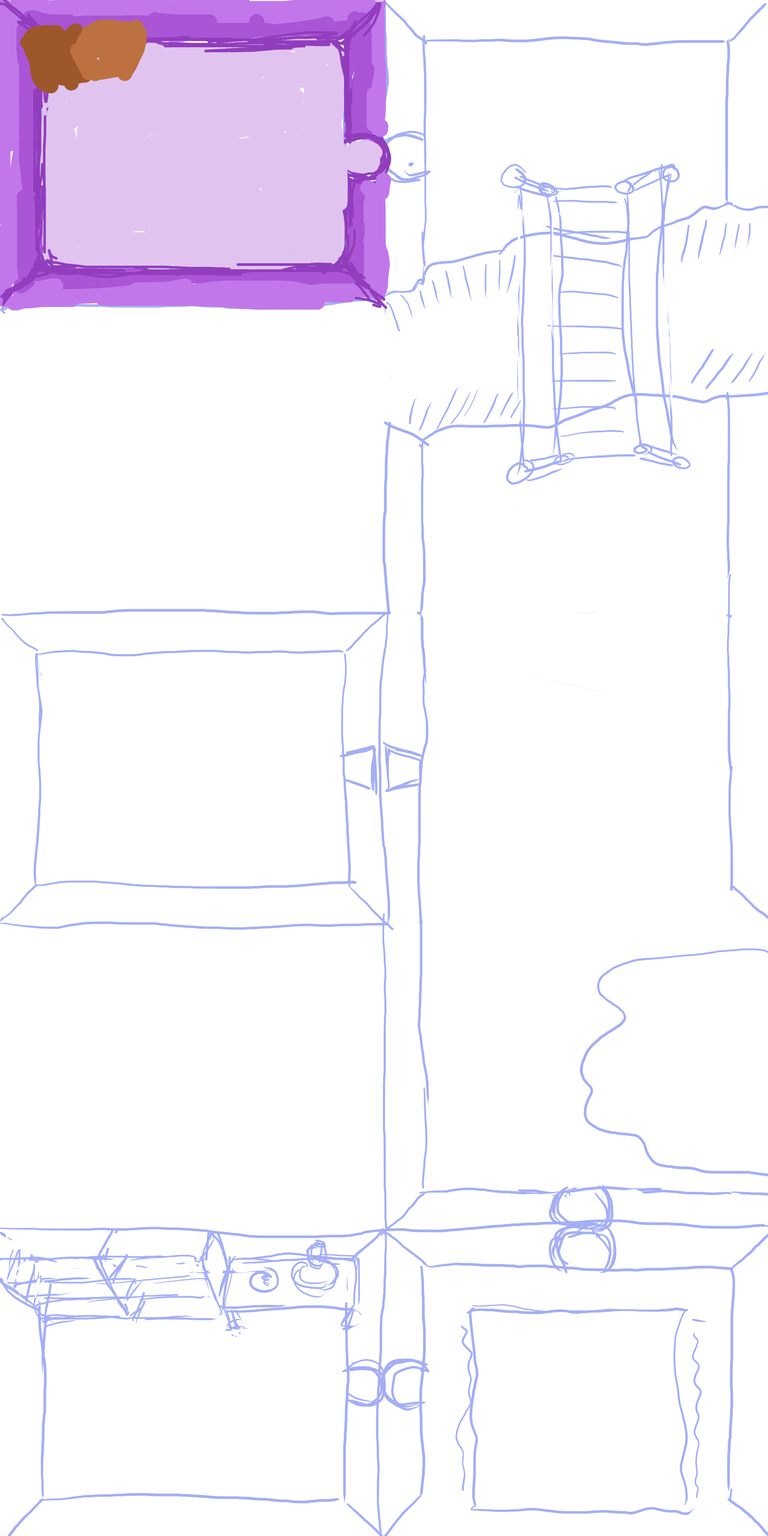
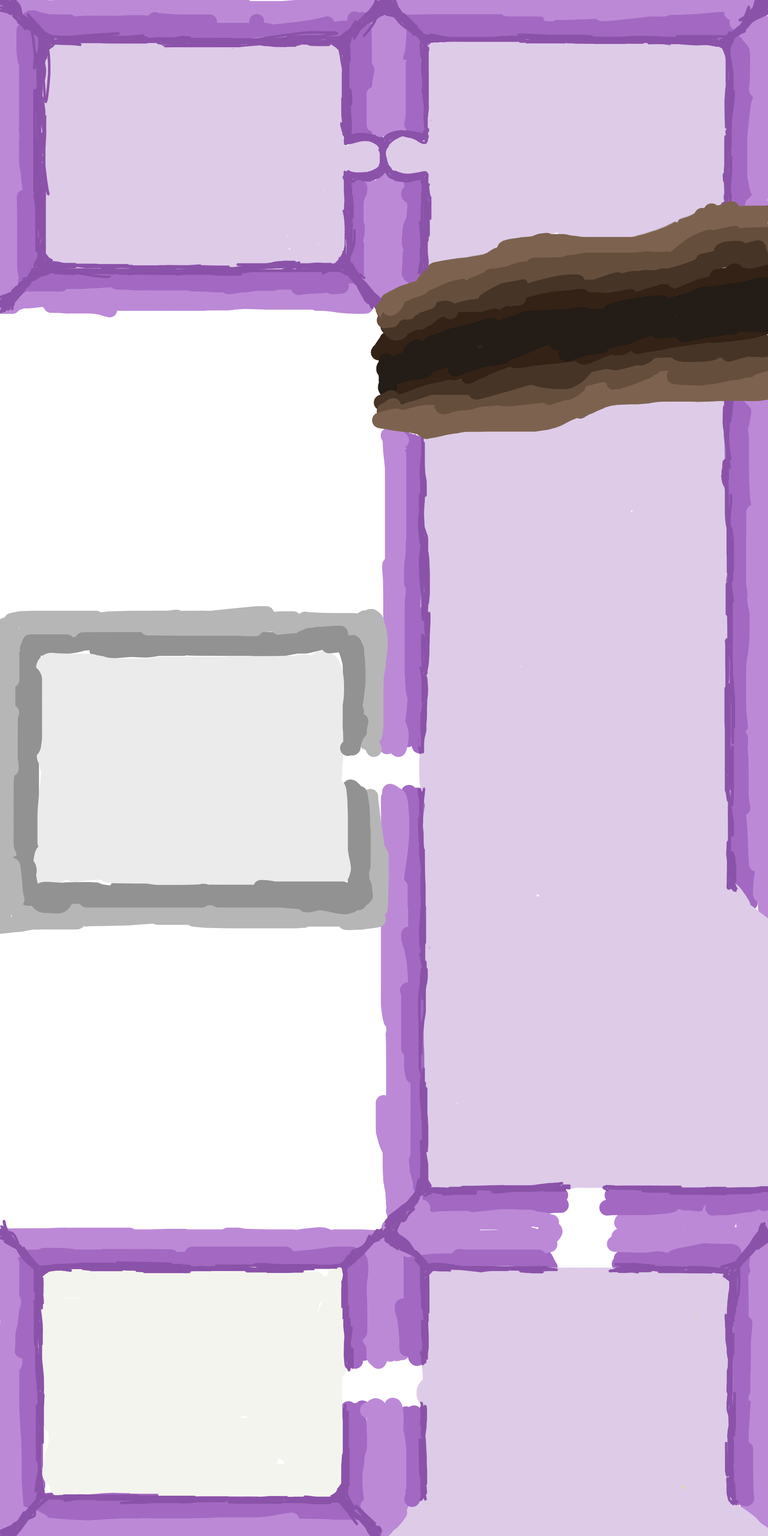
Layers edited between the first and the second 768x1536 image:
removed layer "objects" over [0, 0, 148, 99]
removed group "background" (2 layers) over [0, 0, 394, 320]
hid "draft", painted on it over [0, 0, 768, 1536]
added layer "hole" above "hue change" over [344, 172, 768, 467]
renamed "paint" to "paint past", moved it out of group "background", painted on it over [0, 0, 768, 1536]
